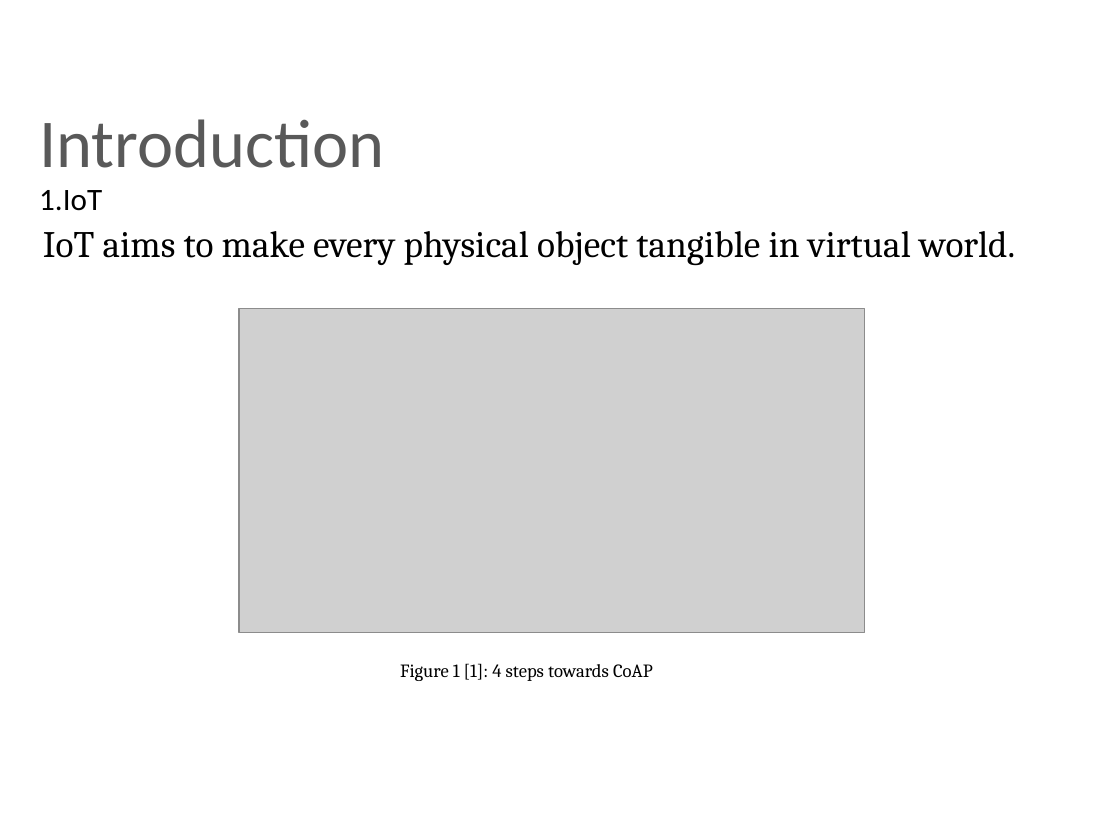
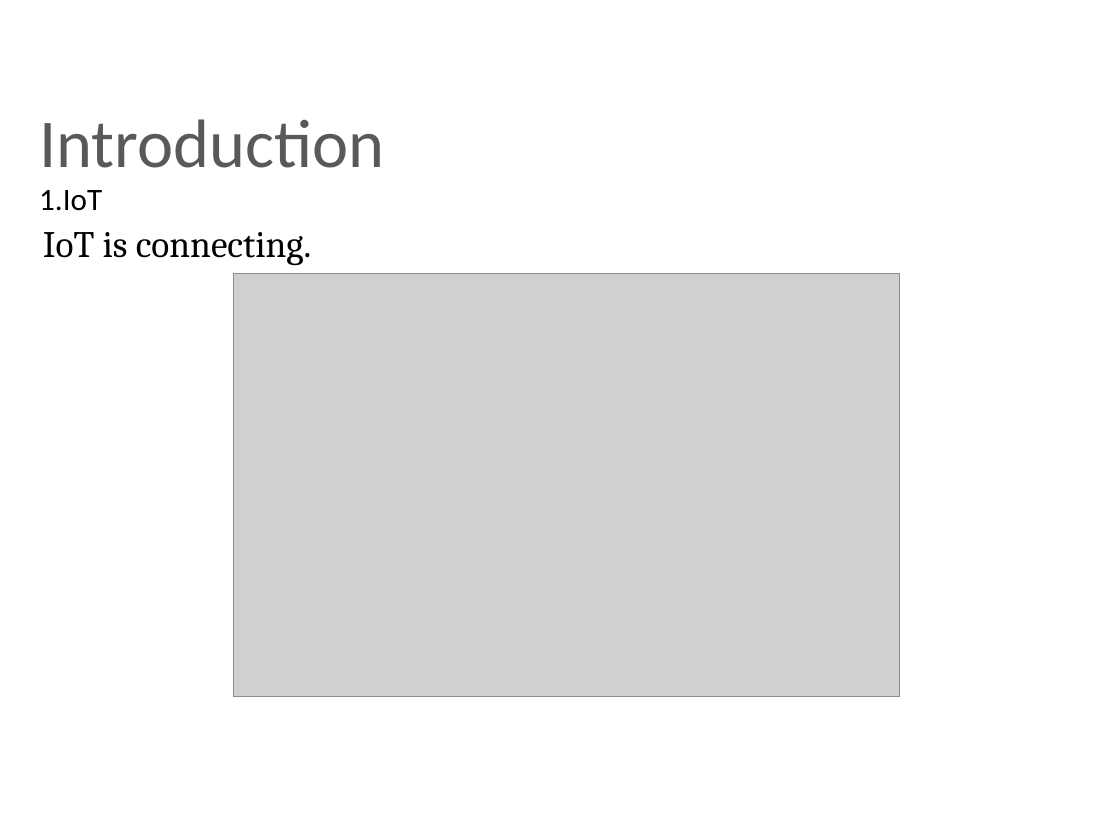
Before and after one commit to chennanoka/Thesis, a slide deck: slide 3 of ThesisPresentationV1.pptx. Drawn at 1120x840 pixels with LibreOffice and Linux fonts; fonts in the diff are those of the drawing; grey boxes stand for pictures; background and template pictures are left out. Boxes give left, top, right and bottom in pixels: in the first picture for what was removed or moved away, otherwise in the second. Text is boxed around its words. In the diff, an @@ line names an element or a change of style, - is before the commit and + after.

```diff
--- a/ThesisPresentationV1.pptx
+++ b/ThesisPresentationV1.pptx
@@ text at (43,232,311,266): text changed @@
-IoT aims to make every physical object tangible in virtual world.
+IoT is connecting.
@@ picture: place and size @@
-picture at (239,308,864,633)
+picture at (233,274,899,697)
@@ text removed at (400,663,653,681) @@
-Figure 1 [1]: 4 steps towards CoAP
```
Also in this commit, not shown: 5 other slides changed, 2 slides removed, 20 other files.
